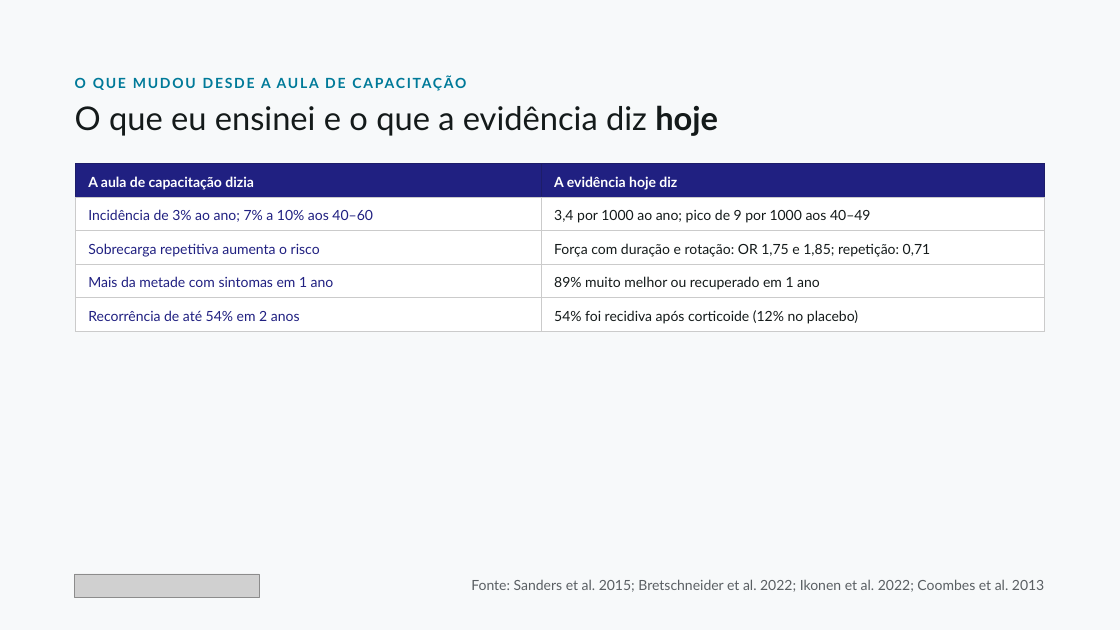
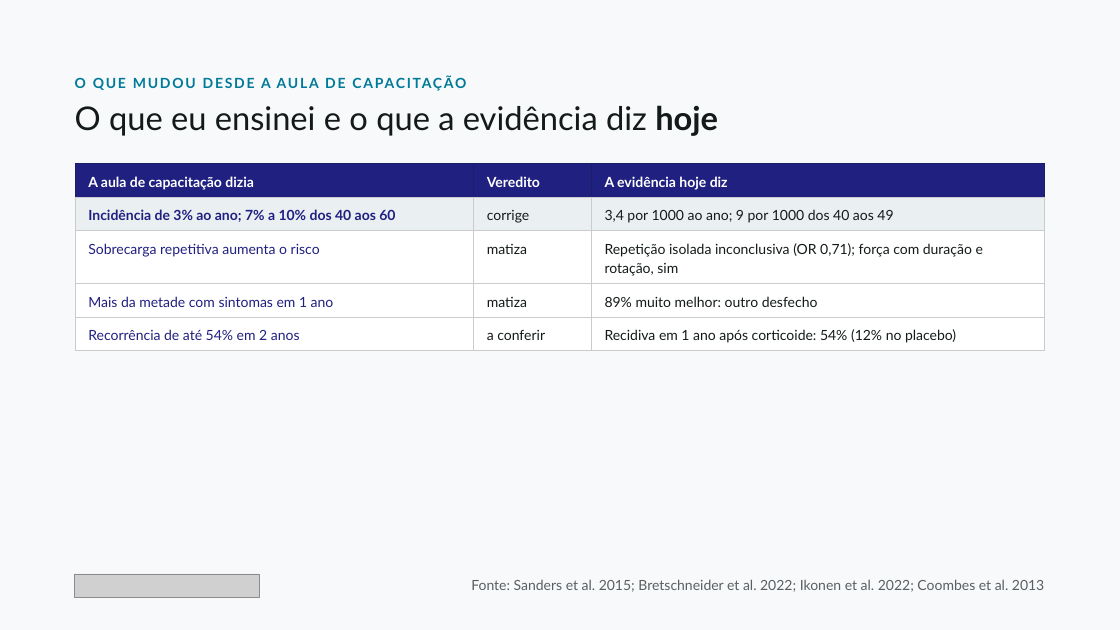
Before and after one commit to dossantosdanieel/illic, a slide deck: slide 22 of aulas/2026-11-cotovelo-lateral-1-diagnostico/04_aula/cotovelo-lateral-1-diagnostico.pptx. Drawn at 1120x630 pixels with LibreOffice and Linux fonts; fonts in the diff are those of the drawing; grey boxes stand for pictures. Boxes give left, top, right and bottom in pixels: in the first picture for what was removed or moved away, otherwise in the second. Text is boxed around its words. In the diff, an @@ line names an element or a change of style, - is before the commit and + after.

```diff
--- a/aulas/2026-11-cotovelo-lateral-1-diagnostico/04_aula/cotovelo-lateral-1-diagnostico.pptx
+++ b/aulas/2026-11-cotovelo-lateral-1-diagnostico/04_aula/cotovelo-lateral-1-diagnostico.pptx
@@ table at (76,164,1044,351) @@
-column 1: A aula de capacitação dizia | Incidência de 3% ao ano; 7% a 10% aos 40–60 | Sobrecarga repetitiva aumenta o risco | Mais da metade com sintomas em 1 ano | Recorrência de até 54% em 2 anos
-column 2: A evidência hoje diz | 3,4 por 1000 ao ano; pico de 9 por 1000 aos 40–49 | Força com duração e rotação: OR 1,75 e 1,85; repetição: 0,71 | 89% muito melhor ou recuperado em 1 ano | 54% foi recidiva após corticoide (12% no placebo)
+column 1: A aula de capacitação dizia | Incidência de 3% ao ano; 7% a 10% dos 40 aos 60 | Sobrecarga repetitiva aumenta o risco | Mais da metade com sintomas em 1 ano | Recorrência de até 54% em 2 anos
+column 2: Veredito | corrige | matiza | matiza | a conferir
+column 3: A evidência hoje diz | 3,4 por 1000 ao ano; 9 por 1000 dos 40 aos 49 | Repetição isolada inconclusiva (OR 0,71); força com duração e rotação, sim | 89% muito melhor: outro desfecho | Recidiva em 1 ano após corticoide: 54% (12% no placebo)
```
Also in this commit, not shown: 18 other slides changed, 30 other files.
